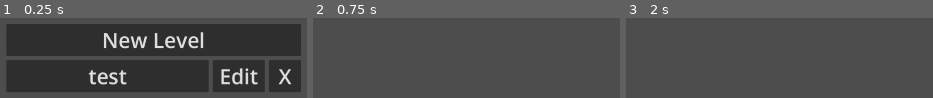
Above: before the commit, frames 1-3 (left to right).
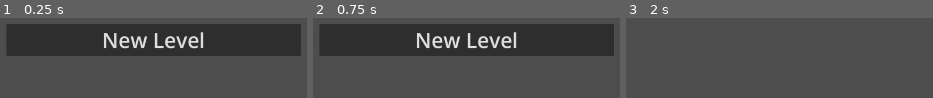
Above: after the commit, the same moments.

Repository: hangmanonbenzene/small_canyon
Game: Godot game, scene res://app/main/main.tscn
Same seed, same stepped clock (60 frames per second), same inputs: the game is played once before the commit and once after it.
Inputs (mouse positions are in pixels of both pictures, inside the frame that each line leads up to):
- Up to frame 1 (0.25 s): no input
- Up to frame 2 (0.75 s): click (420, 76) at 0.5 s, where only the run before the commit has a clickable "test"
- Up to frame 3 (2 s): click (779, 39) at 1.25 s, where only the run after the commit has a clickable "New Level"

The runs differ from the first frame. In frame 1, 36% of the frame differs, in the area x 2-99%, y 52-93%; in frame 2, 37%, in the area x 2-99%, y 7-48%; in frame 3, nothing differs.

Commit message:
are you sure?

Diff:
--- a/app/main/level_buttons.gd
+++ b/app/main/level_button.gd
@@ -11,13 +11,13 @@
 
 func _on_play_pressed() -> void:
 	if menu.has_method("_on_play_level_pressed"):
-		menu._on_play_level_pressed(self, level_name)
+		menu._on_play_level_pressed(level_name)
 	else:
 		level_name = "###ERROR###"
 
 func _on_edit_pressed() -> void:
 	if menu.has_method("_on_edit_level_pressed"):
-		menu._on_edit_level_pressed(self, level_name)
+		menu._on_edit_level_pressed(level_name)
 	else:
 		level_name = "###ERROR###"
 
--- a/app/main/level_button.tscn
+++ b/app/main/level_button.tscn
@@ -1,6 +1,6 @@
 [gd_scene load_steps=2 format=3 uid="uid://jx6twfvue1m3"]
 
-[ext_resource type="Script" uid="uid://dx4wpgnneuoly" path="res://app/main/level_buttons.gd" id="1_debqk"]
+[ext_resource type="Script" uid="uid://dx4wpgnneuoly" path="res://app/main/level_button.gd" id="1_debqk"]
 
 [node name="level_button" type="HBoxContainer" node_paths=PackedStringArray("name_button")]
 size_flags_horizontal = 3
@@ -12,18 +12,21 @@
 [node name="play" type="Button" parent="."]
 layout_mode = 2
 size_flags_horizontal = 3
+focus_mode = 0
 theme_override_font_sizes/font_size = 50
 text = "Name"
 
 [node name="edit" type="Button" parent="."]
 custom_minimum_size = Vector2(125, 0)
 layout_mode = 2
+focus_mode = 0
 theme_override_font_sizes/font_size = 50
 text = "Edit"
 
 [node name="delete" type="Button" parent="."]
 custom_minimum_size = Vector2(77, 0)
 layout_mode = 2
+focus_mode = 0
 theme_override_font_sizes/font_size = 50
 text = "X"
 
--- a/app/main/main.tscn
+++ b/app/main/main.tscn
@@ -10,11 +10,13 @@
 
 [node name="3d_world" type="Node3D" parent="."]
 
-[node name="menus" type="Node" parent="." node_paths=PackedStringArray("main_menu", "level_buttons")]
+[node name="menus" type="Node" parent="." node_paths=PackedStringArray("main_menu", "level_buttons", "are_you_sure", "are_you_sure_label")]
 script = ExtResource("2_uehq1")
 main_menu = NodePath("main_menu")
 level_buttons = NodePath("main_menu/VBoxContainer/ScrollContainer/VBoxContainer")
 level_button = ExtResource("3_2c3py")
+are_you_sure = NodePath("main_menu/are_you_sure")
+are_you_sure_label = NodePath("main_menu/are_you_sure/Label")
 
 [node name="main_menu" type="Control" parent="menus"]
 layout_mode = 3
@@ -39,6 +41,7 @@
 
 [node name="NewButton" type="Button" parent="menus/main_menu/VBoxContainer"]
 layout_mode = 2
+focus_mode = 0
 theme_override_font_sizes/font_size = 50
 text = "New Level"
 
@@ -52,4 +55,69 @@
 size_flags_horizontal = 3
 theme_override_constants/separation = 10
 
+[node name="are_you_sure" type="ColorRect" parent="menus/main_menu"]
+visible = false
+layout_mode = 1
+anchors_preset = 15
+anchor_right = 1.0
+anchor_bottom = 1.0
+grow_horizontal = 2
+grow_vertical = 2
+color = Color(0, 0, 0, 0.27058825)
+
+[node name="Label" type="Label" parent="menus/main_menu/are_you_sure"]
+layout_mode = 1
+anchors_preset = 8
+anchor_left = 0.5
+anchor_top = 0.5
+anchor_right = 0.5
+anchor_bottom = 0.5
+offset_left = -163.5
+offset_top = -84.5
+offset_right = 163.5
+offset_bottom = -15.5
+grow_horizontal = 2
+grow_vertical = 2
+theme_override_font_sizes/font_size = 50
+text = "Delete"
+horizontal_alignment = 1
+
+[node name="Button" type="Button" parent="menus/main_menu/are_you_sure"]
+custom_minimum_size = Vector2(100, 0)
+layout_mode = 1
+anchors_preset = 8
+anchor_left = 0.5
+anchor_top = 0.5
+anchor_right = 0.5
+anchor_bottom = 0.5
+offset_left = -110.0
+offset_top = 11.5
+offset_right = -10.0
+offset_bottom = 88.5
+grow_horizontal = 2
+grow_vertical = 2
+focus_mode = 0
+theme_override_font_sizes/font_size = 50
+text = "Yes"
+
+[node name="Button2" type="Button" parent="menus/main_menu/are_you_sure"]
+custom_minimum_size = Vector2(100, 0)
+layout_mode = 1
+anchors_preset = 8
+anchor_left = 0.5
+anchor_top = 0.5
+anchor_right = 0.5
+anchor_bottom = 0.5
+offset_left = 10.0
+offset_top = 11.5
+offset_right = 110.0
+offset_bottom = 88.5
+grow_horizontal = 2
+grow_vertical = 2
+focus_mode = 0
+theme_override_font_sizes/font_size = 50
+text = "No"
+
 [connection signal="pressed" from="menus/main_menu/VBoxContainer/NewButton" to="menus" method="_on_new_button_pressed"]
+[connection signal="pressed" from="menus/main_menu/are_you_sure/Button" to="menus" method="_on_actually_delete_pressed"]
+[connection signal="pressed" from="menus/main_menu/are_you_sure/Button2" to="menus" method="_on_dont_delete_pressed"]
--- a/app/main/main_menu.gd
+++ b/app/main/main_menu.gd
@@ -3,23 +3,44 @@
 @export var main_menu: Control
 @export var level_buttons: Control
 @export var level_button: PackedScene
+@export var are_you_sure: Control
+@export var are_you_sure_label: Label
+
+var button_to_delete: Control
+var level_to_delete: String
 
 func _on_new_button_pressed() -> void:
 	main_menu.visible = false
 
-func _on_play_level_pressed(button: Control, level_name: String) -> void:
+func _on_play_level_pressed(level_name: String) -> void:
 	print("play " + level_name)
 	main_menu.visible = false
 
-func _on_edit_level_pressed(button: Control, level_name: String) -> void:
+func _on_edit_level_pressed(level_name: String) -> void:
 	print("edit " + level_name)
 	main_menu.visible = false
 
 func _on_delete_level_pressed(button: Control, level_name: String) -> void:
-	print("delete " + level_name)
-	button.queue_free()
+	button_to_delete = button
+	level_to_delete = level_name
+	are_you_sure_label.text = "Delete " + level_name + "?"
+	are_you_sure.visible = true
+
+func _on_actually_delete_pressed() -> void:
+	DirAccess.remove_absolute("user://created_levels/" + level_to_delete)
+	button_to_delete.queue_free()
+	are_you_sure.visible = false
+
+func _on_dont_delete_pressed() -> void:
+	are_you_sure.visible = false
+
 
 func load_levels() -> void:
-	var new_button: Control = level_button.instantiate()
-	new_button.set_up(self, "test")
-	level_buttons.add_child(new_button)
+	for level: String in DirAccess.get_files_at("user://created_levels"):
+		var new_button: Control = level_button.instantiate()
+		new_button.set_up(self, level)
+		level_buttons.add_child(new_button)
+
+func remove_levels() -> void:
+	for level: Node in level_buttons.get_children():
+		level.queue_free()
Renamed: app/main/level_buttons.gd.uid -> app/main/level_button.gd.uid
